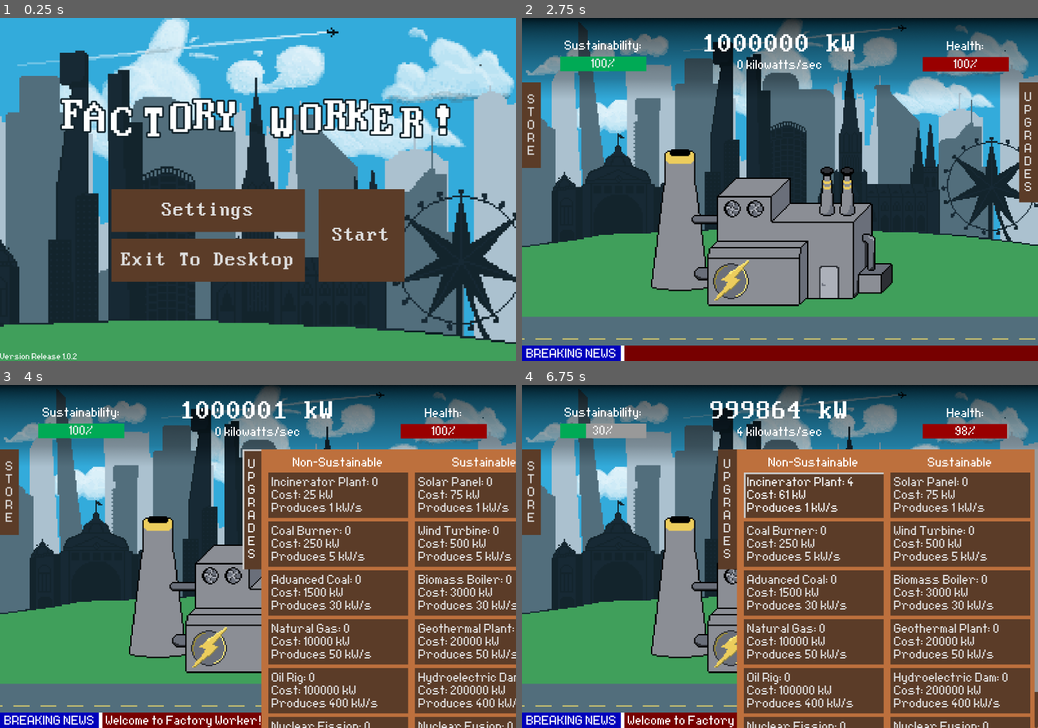
Above: before the commit, frames 1-4 (two rows, left to right).
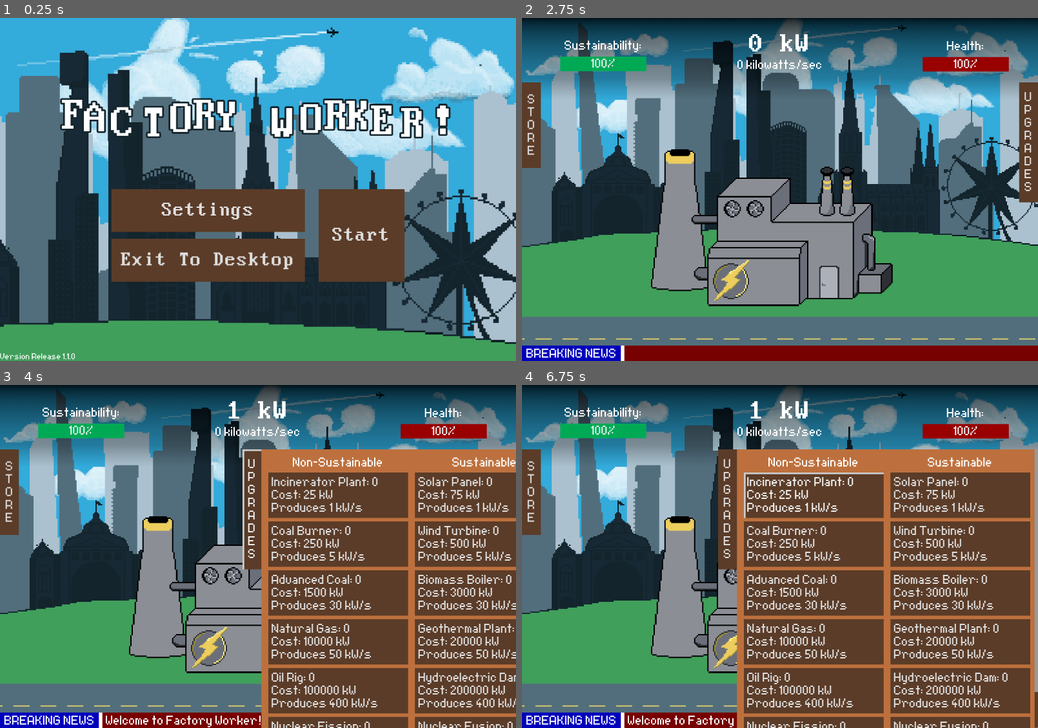
Above: after the commit, the same moments.

Repository: chu0029/SusGame
Game: Godot game, scene res://scenes/menu_start.tscn
The game is run twice, just before and just after one commit, with the same random seed, the same clock (stepped at 60 frames per second) and the same inputs.
Inputs (mouse positions are in pixels of both pictures, inside the frame that each line leads up to):
- Up to frame 1 (0.25 s): no input
- Up to frame 2 (2.75 s): click "Start" at 0.5 s; click "Start" at 1.25 s; click "Start" at 2 s
- Up to frame 3 (4 s): click (247, 594) at 2.75 s; click "U P G R A D E S" at 3.5 s
- Up to frame 4 (6.75 s): click "Incinerator Plant: 0 Cost: 25…" at 4.25 s; click "Incinerator Plant: 1 Cost: 31…" (after the commit: "Incinerator Plant: 0 Cost: 25…") at 5 s; click "Incinerator Plant: 2 Cost: 39…" (after the commit: "Incinerator Plant: 0 Cost: 25…") at 5.75 s; click "Incinerator Plant: 3 Cost: 49…" (after the commit: "Incinerator Plant: 0 Cost: 25…") at 6.5 s

The runs differ from the first frame. In frame 1, less than 0.1% of the frame differs, in the area x 13-15%, y 97-100%; in frame 2, 0.6%; in frame 3, 0.7%; in frame 4, 1.4%, in the area x 12-95%, y 4-34%.

Commit message:
release 1.1.0

Diff:
--- a/global.gd
+++ b/global.gd
@@ -1,6 +1,6 @@
 extends Node
 #THESE ARE ALL THE GLOBAL VARIABLES IN THE GAME
-var power: int = 1000000 #set all variables needed to increase power
+var power: int = 0 #set all variables needed to increase power
 var multiplier : int = 1
 var automult : int = 0
 
@@ -9,7 +9,7 @@
 var costs = [75,500,3000,20000,200000,2500000]
 var costn = [25,250,1500,10000,100000,1000000]
 var nonsuscount = [0,0,0,0,0,0]
-var coste = [200,1000,5000,10000,50000]
+var coste = [2000,10000,50000,100000,5000000]
 var encount = [0,0,0,0,0]
 
 #amount of sustainable upgrades player has acquired
--- a/scenes/menu_start.tscn
+++ b/scenes/menu_start.tscn
@@ -142,12 +142,13 @@
 grow_vertical = 0
 theme_override_fonts/font = ExtResource("5_phe8i")
 theme_override_font_sizes/font_size = 32
-text = "Version Release 1.0.2"
+text = "Version Release 1.1.0"
 vertical_alignment = 2
 
 [node name="titlemusic" type="AudioStreamPlayer" parent="."]
 stream = ExtResource("7_egsp4")
 volume_db = -3.0
+parameters/looping = true
 
 [node name="placeholder" type="Button" parent="."]
 layout_mode = 0
--- a/scenes/newstext.gd
+++ b/scenes/newstext.gd
@@ -11,6 +11,10 @@
 	"You can't regain health, as this how Earth is in real life.",
 	"Read more about the UN's sustainability development goal No. 11.",
 	"1.12 billion live in slums or informal settlements without basic services.",
+	'Press the ESCAPE key to access settings.',
+	'90% of coral reefs succumb to bleaching, even the Great Barrier Reef.',
+	'Polar bear population set to decline by 30% in 2050',
+	"The north of Jakarta, Indonesia's capital, has sunk!",
 	'Clicking ever so slightly increases sustainability.'
 ]
 var startmsg = [
--- a/scripts/gametest.gd
+++ b/scripts/gametest.gd
@@ -105,6 +105,7 @@
 	oilrig.text = 'Oil Rig: %s \n Cost: %d kW \n Produces 400 kW/s' %[global.nonsuscount[4], global.costn[4]]
 	nfission.text = 'Nuclear Fission: %s \n Cost: %d kW \n Produces 2000 kW/s' %[global.nonsuscount[5], global.costn[5]]
 
+#UPDATE ENHANCEMENTS TEXT
 	if global.encount[0] <3: #if there are less than 3 items purchased alr
 		tree.text = 'Trees: %s \n Cost: %d kW \n +1 Multiplier' %[global.encount[0], global.coste[0]]
 		if global.encount[0] > 0:
@@ -121,31 +122,29 @@
 		bus.text = 'Busses: %s \n MAX UPGRADES \n +10 Multiplier' %(global.encount[1])
 		bus.disabled = true
 
-	if global.encount[0] <3: #if there are less than 3 items purchased alr
-		tree.text = 'Trees: %s \n Cost: %d kW \n +1 Multiplier' %[global.encount[0], global.coste[0]]
-		if global.encount[0] > 0:
-			pass
-	else:
-		tree.text = 'Trees: %s \n MAX UPGRADES \n +1 Multiplier' %(global.encount[0])
-		tree.disabled = true
-
-	if global.encount[0] <3: #if there are less than 3 items purchased alr
-		tree.text = 'Trees: %s \n Cost: %d kW \n +1 Multiplier' %[global.encount[0], global.coste[0]]
-		if global.encount[0] > 0:
-			pass
-	else:
-		tree.text = 'Trees: %s \n MAX UPGRADES \n +1 Multiplier' %(global.encount[0])
-		tree.disabled = true
-
-	if global.encount[0] <3: #if there are less than 3 items purchased alr
-		tree.text = 'Trees: %s \n Cost: %d kW \n +1 Multiplier' %[global.encount[0], global.coste[0]]
-		if global.encount[0] > 0:
-			pass
-	else:
-		tree.text = 'Trees: %s \n MAX UPGRADES \n +1 Multiplier' %(global.encount[0])
-		tree.disabled = true
-
-
+	if global.encount[2] <3: #if there are less than 3 items purchased alr
+		ev.text = 'Electric Cars: %s \n Cost: %d kW \n +200 Multiplier' %[global.encount[2], global.coste[2]]
+		if global.encount[2] > 2:
+			pass
+	else:
+		ev.text = 'Electric Cars: %s \n MAX UPGRADES \n +200 Multiplier' %(global.encount[2])
+		ev.disabled = true
+
+	if global.encount[3] <3: #if there are less than 3 items purchased alr
+		train.text = 'Metro: %s \n Cost: %d kW \n +2500 Multiplier' %[global.encount[3], global.coste[3]]
+		if global.encount[3] > 3:
+			pass
+	else:
+		train.text = 'Metro: %s \n MAX UPGRADES \n +2500 Multiplier' %(global.encount[3])
+		train.disabled = true
+
+	if global.encount[4] <3: #if there are less than 3 items purchased alr
+		sApartment.text = 'Solar Buildings: %s \n Cost: %d kW \n +5000 Multiplier' %[global.encount[4], global.coste[4]]
+		if global.encount[4] > 4:
+			pass
+	else:
+		sApartment.text = 'Solar Buildings: %s \n MAX UPGRADES \n +5000 Multiplier' %(global.encount[4])
+		sApartment.disabled = true
 
 
 
@@ -366,10 +365,6 @@
 		print(global.encount[2])
 		global.coste[2] = output[0]
 		global.encount[2] = output[1]
-		ev.text = 'Electric Cars: %s \n Cost: %d kW \n +200 Multiplier' %[global.encount[2], global.coste[2]]
-		if output[2] == 1:
-			ev.disabled = true
-			ev.text = 'Electric Cars: %s \n MAX UPGRADES \n +200 Multiplier' %(global.encount[2])
 
 func _on_train_pressed() -> void:
 	if global.power >= global.coste[3]:
@@ -377,10 +372,6 @@
 		print(global.encount[3])
 		global.coste[3] = output[0]
 		global.encount[3] = output[1]
-		train.text = 'Metro: %s \n Cost: %d kW \n +2500 Multiplier' %[global.encount[3], global.coste[3]]
-		if output[2] == 1:
-			train.disabled = true
-			train.text = 'Metro: %s \n MAX UPGRADES \n +2500 Multiplier' %(global.encount[3])
 
 func _on_s_apartment_pressed() -> void:
 	if global.power >= global.coste[4]:
@@ -388,7 +379,3 @@
 		print(global.encount[4])
 		global.coste[4] = output[0]
 		global.encount[4] = output[1]
-		sApartment.text = 'Solar Buildings: %s \n Cost: %d kW \n +5000 Multiplier' %[global.encount[4], global.coste[4]]
-		if output[2] == 1:
-			sApartment.disabled = true
-			sApartment.text = 'Solar Buildings: %s \n MAX UPGRADES \n +5000 Multiplier' %(global.encount[4])
Not shown, changed: export_presets.cfg
Not shown: 1 places in scenes/death.tscn that only renumber resources
Not shown: 1 places in scenes/gametest.tscn that only renumber resources
Not shown: 1 places in scenes/menu_start.tscn that only renumber resources
Not shown: 1 places in scenes/settings_menu.tscn that only renumber resources
